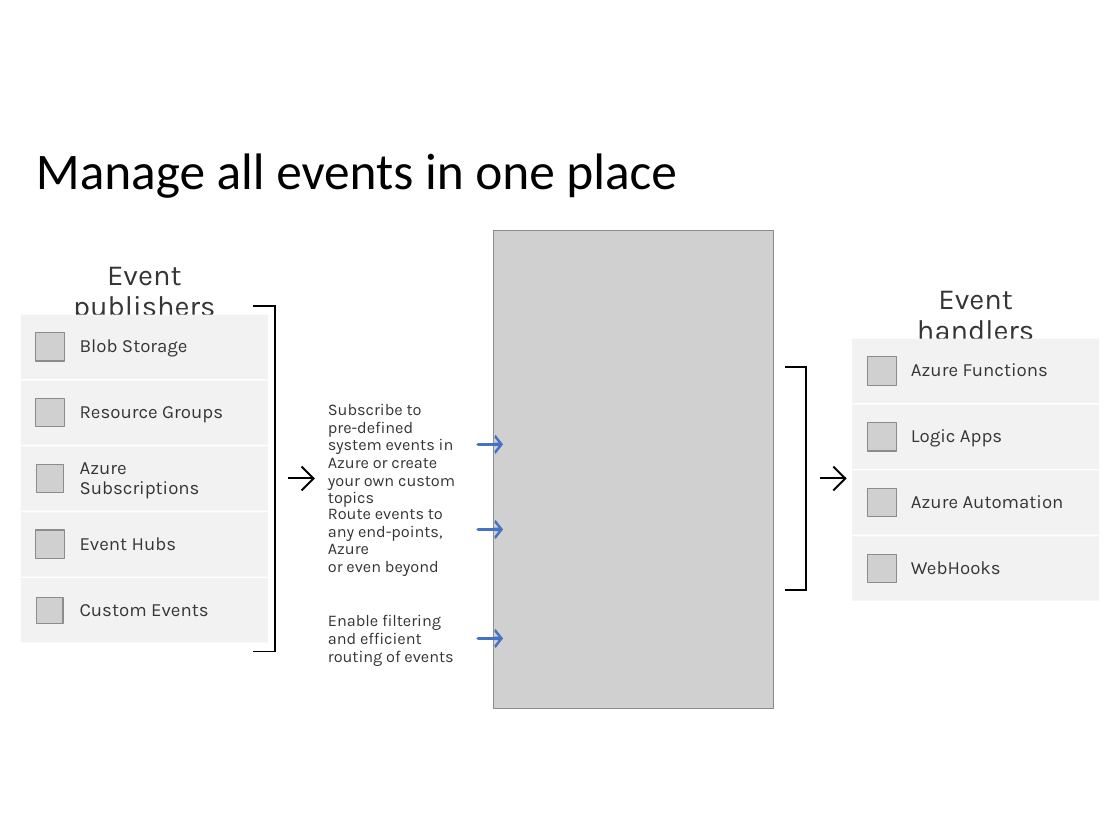
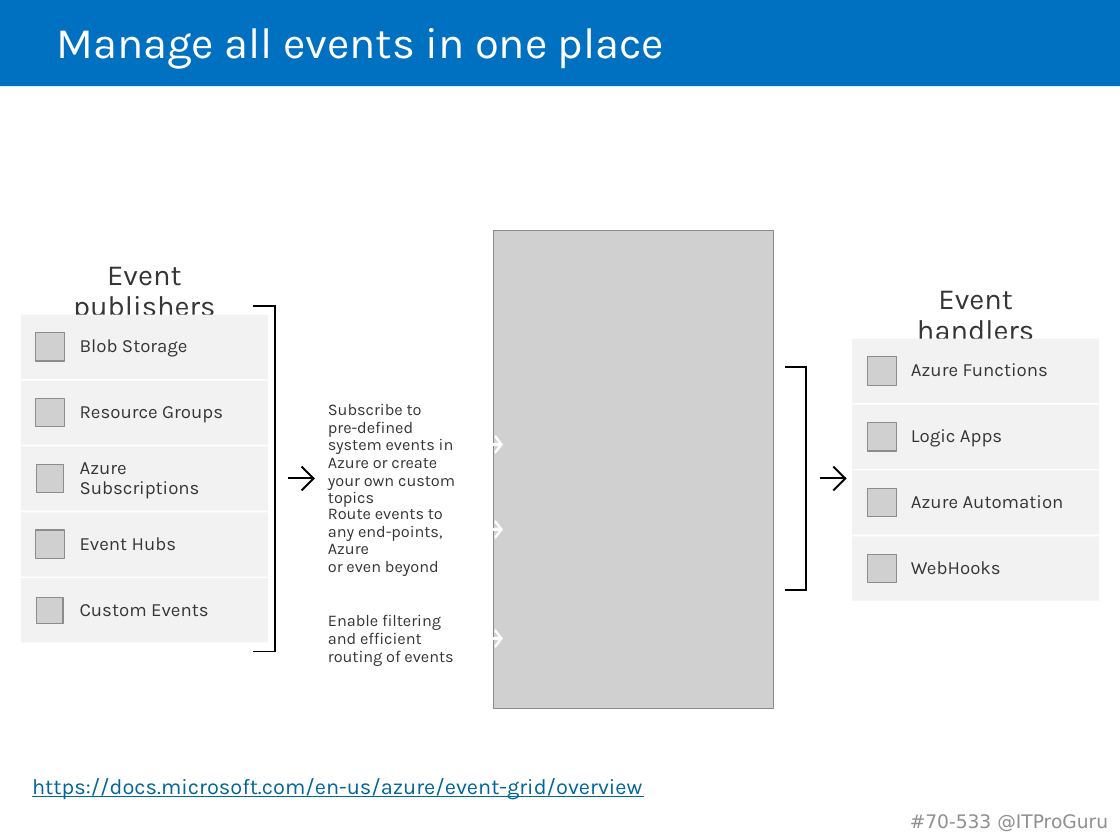
Before and after one commit to guruskill/70-533, a slide deck: slide 22 of 70-533-07-Operations.pptx (slide 23 before the commit). Drawn at 1120x840 pixels with LibreOffice and Linux fonts; fonts in the diff are those of the drawing; grey boxes stand for pictures. Boxes give left, top, right and bottom in pixels: in the first picture for what was removed or moved away, otherwise in the second. Text is boxed around its words. In the diff, an @@ line names an element or a change of style, - is before the commit and + after.

```diff
--- a/70-533-07-Operations.pptx
+++ b/70-533-07-Operations.pptx
@@ rectangle added at [0, 0, 1120, 86], fill #0070C0 @@
@@ title "Manage all events in one ...": place and size @@
-title "Manage all events in one ..." at [36, 153, 676, 198]
+title "Manage all events in one ..." at [56, 28, 664, 69]
@@ title "Manage all events in one ..." at [56, 28, 664, 69]: size 33 to 28 pt, font Calibri to Karla, text colour #000000 to #FFFFFF; line spacing 0.9 to 0.85 @@
@@ arrow (478, 445) - (503, 445): stroke #4472C4 2.25 pt to #FFFFFF 2.25 pt @@
@@ arrow (478, 530) - (503, 530): stroke #4472C4 2.25 pt to #FFFFFF 2.25 pt @@
@@ arrow (478, 638) - (503, 638): stroke #4472C4 2.25 pt to #FFFFFF 2.25 pt @@
@@ text added at [32, 778, 642, 800], 14 pt, text #006699, underline @@
+https://docs.microsoft.com/en-us/azure/event-grid/overview
@@ text added at [910, 814, 1108, 831], 12 pt, text #909090 @@
+#70-533 @ITProGuru
```
Also in this commit, not shown: 2 other slides changed, 1 slide removed.
